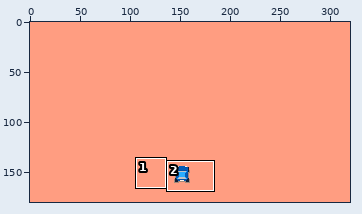
One commit to this pixel-art file: resources/ase/mockup.ase. Above, an overview of the earlier version with the close-up marked.
Close-up. Before:
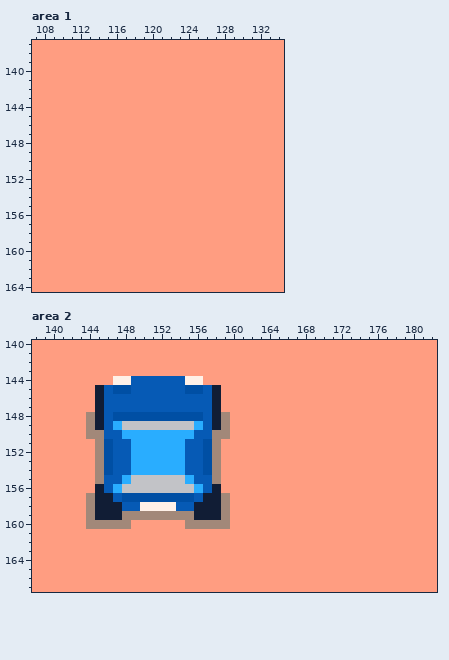
320x180 pixels, 1 frame. Shown: area 1: x 107..134, y 137..164; area 2: x 138..182, y 140..167.
And afterwards:
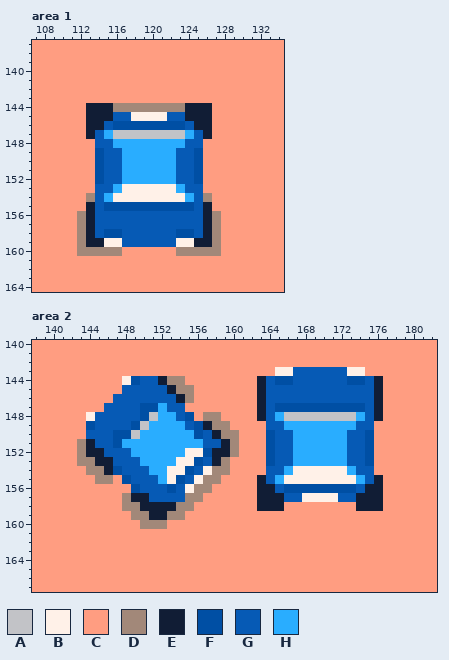
Palette (. is transparent): A #c2c3c7  B #fff1e8  C #ff9d81  D #a28879  E #111d35  F #004fa4  G #065ab5  H #29adff
Change:
Changed rows in their new state; - is an unchanged pixel.
Area 1, layers "Layer 3", "Layer 2":
first column x 112:
144 -EEEDDDDDDDDEEE-
145 -EEEGGBBBBGGEEE-
146 -EEGFFFFFFFFGEE-
147 -EGHAAAAAAAAHGE-
148 --GGHHHHHHHHGG--
149 --FGGHHHHHHGGF--
150 --FGGHHHHHHGGF--
151 --FGGHHHHHHGGF--
152 --FGGHHHHHHGGF--
153 --GGHBBBBBBHGG--
154 -DGHBBBBBBBBHGD-
155 -EGFFFFFFFFFFGE-
156 DEGGGGGGGGGGGGED
157 DEGGGGGGGGGGGGED
158 DEGFFGGGGGGFFGED
159 DEEBBGGGGGGBBEED
160 DDDDD------DDDDD
Area 2, layers "Layer 3", "Layer 2":
first column x 143:
143 ----------------------BBGGGGGGBB--
144 ----C-F--EDDCC------EGFFGGGGGGFFGE
145 --CCCG----EDDCCC----EGGGGGGGGGGGGE
146 --CC-------EDCCC----EGGGGGGGGGGGGE
147 --C----FFH--CCCC----EGFFFFFFFFFFGE
148 -BG-GGG-AHHG-CDDC---EGHAAAAAAAAHGE
149 -FG-GGF-HHHHGFED-----GGHHHHHHHHGG-
150 -GG-FFA------F-E-D---FGGHHHHHHGGF-
151 DEGGFH------HHGGED---FGGHHHHHHGGF-
152 DEEG--------BB-EED---FGGHHHHHHGGF-
153 DDEE--G----BBFGED----FGGHHHHHHGGF-
154 -D-EF-GG--BBF-B-D----GGHBBBBBBHGG-
155 ---DCFGGGHBFGBD-----EGHBBBBBBBBHGE
156 --CCCCFGGGFGBDDC----EEGFFFFFFFFGEE
157 -CCCCDEEGGGGDDCCC---EEEGGBBBBGGEEE
158 -CCCCDDEEEEDDCCCC---EEE--------EEE
159 -CCCCC--EE--CCCCC-----------------
160 -CCCCC-DDD--CCCCC-----------------
Where, in picture pixels (left, top, right, bottom), the same in both close-ups:
changed: (77, 103, 221, 256)
changed: (77, 367, 383, 529)
